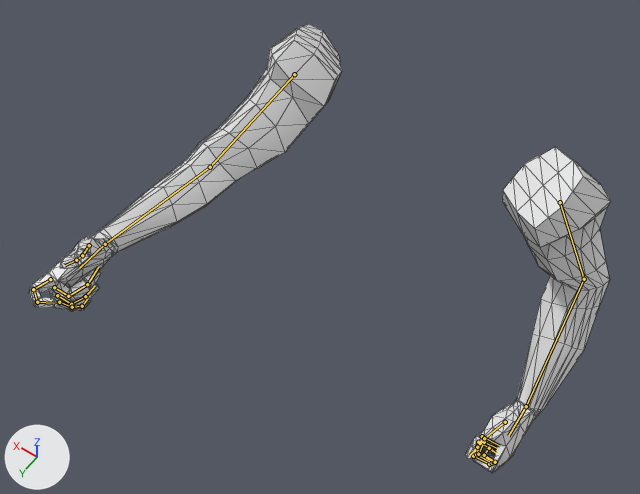
A saved change to the glTF model BlenderTutorial/arms_with_revolver.glb.
Rendered twice from a 50 mm lens placed at (-0.875, 1.742, 1.911), pointed at (0.11, 0.363, -0.257). The lights are fixed; the arrows at lower left show +X, +Y and +Z. The older version comes first. Both versions are drawn at frame 1 of the action 'ArmsRevolverFire'; the numbers are the values there. The bones that change, and the others that lie on the model, are drawn over the model as lines. Mesh edges are drawn as thin lines.
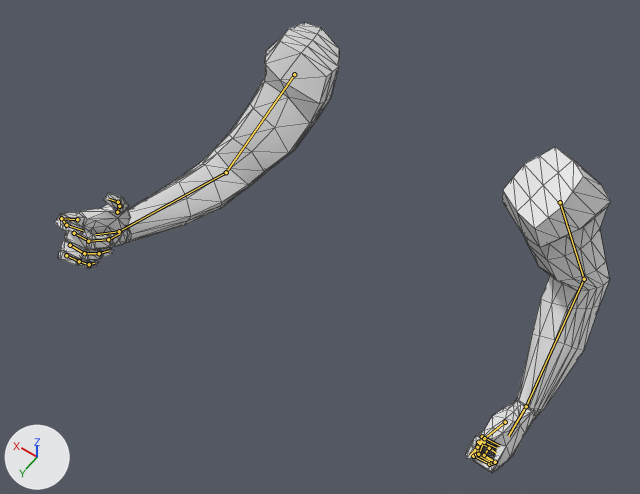
Where the change shows, as pixel boxes (x1, y1, x2, y2) in the pictures (640 x 494 px):
'Cube', posed: before (29, 24, 611, 473); after (55, 22, 611, 473)
bone 'bicep.l', root to tip: before (294, 74) to (210, 167); after (294, 74) to (226, 172)
bone 'forearm.l', root to tip: before (210, 167) to (105, 244); after (226, 172) to (119, 231)
bone 'palm.l', root to tip: before (105, 244) to (79, 268); after (119, 231) to (95, 234)

The edits, one by one:
Bone 'bicep.l' (bone_bicep_l) turns from (-45, 28, -46) to (-59, 28, -59) degrees about its own x, y and z.
Bone 'forearm.l' (bone_forearm_l) turns from (14, -4, 32) to (19, -8, 47) degrees about its own x, y and z.
Bone 'palm.l' (bone_palm_l) turns from (-2, 46, 6) to (19, 34, 45) degrees about its own x, y and z.
